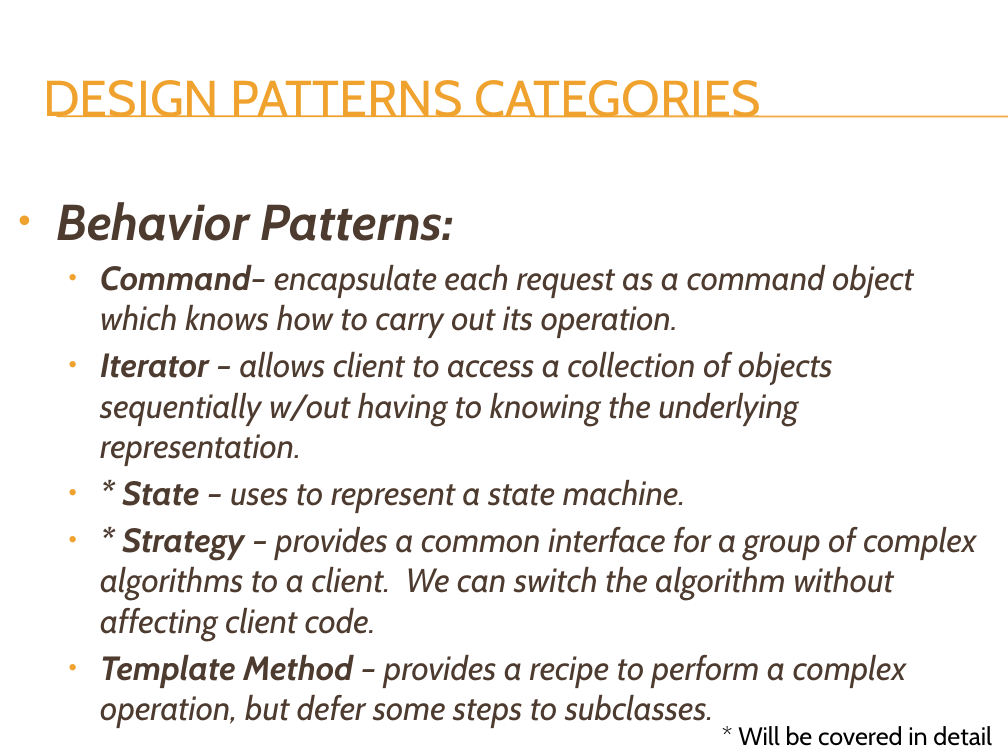
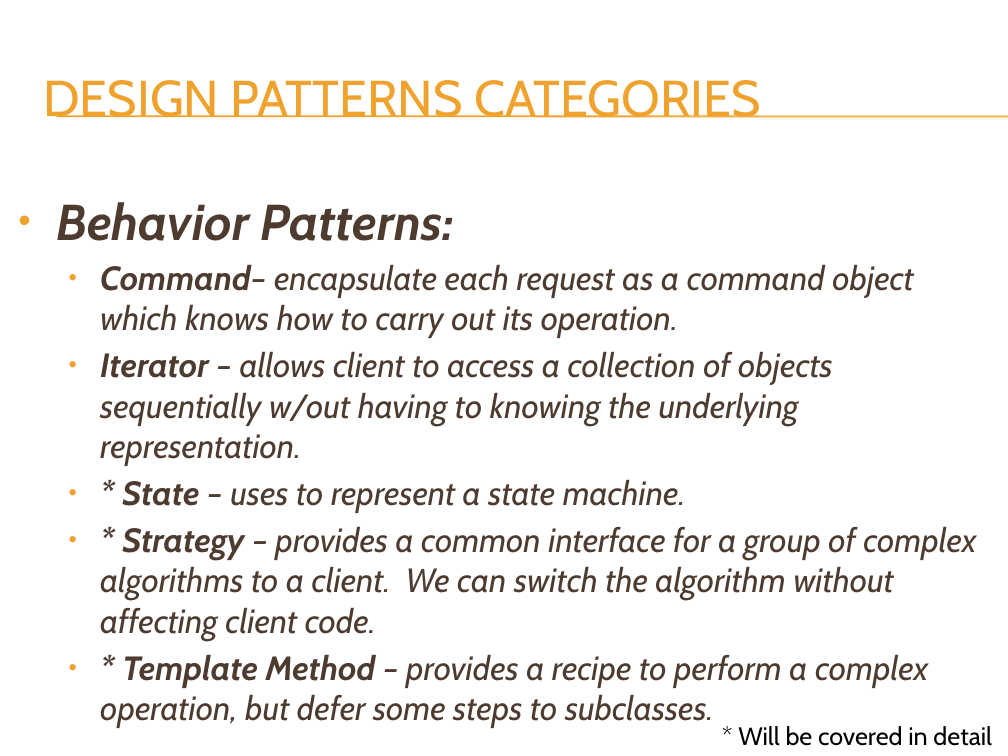
Before and after one commit to h-t-tran/DesignPattern, a slide deck: slide 9 of Design Pattern Presentation.pptx. Drawn at 1008x756 pixels with LibreOffice and Linux fonts; fonts in the diff are those of the drawing; background and template pictures are left out. Boxes give left, top, right and bottom in pixels: in the first picture for what was removed or moved away, otherwise in the second. Text is boxed around its words. In the diff, an @@ line names an element or a change of style, - is before the commit and + after.

```diff
--- a/Design Pattern Presentation.pptx
+++ b/Design Pattern Presentation.pptx
@@ text at bbox=[100, 654, 928, 728]: text changed @@
-  • Template Method – provides a recipe to perform a complex operation, but defer some steps to subclasses.
+  • * Template Method – provides a recipe to perform a complex operation, but defer some steps to subclasses.
```
Also in this commit, not shown: 8 other slides changed, 12 slides added.
